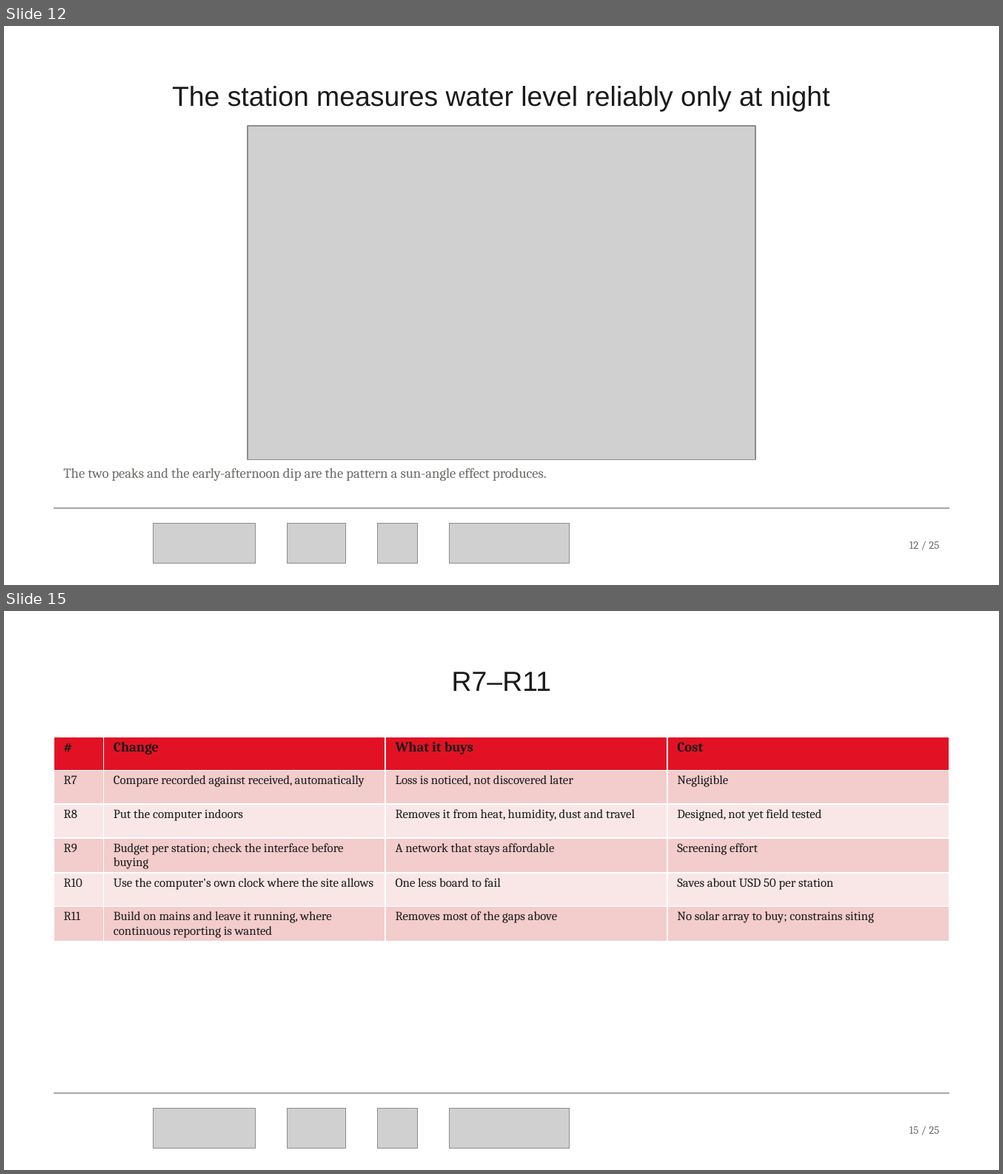
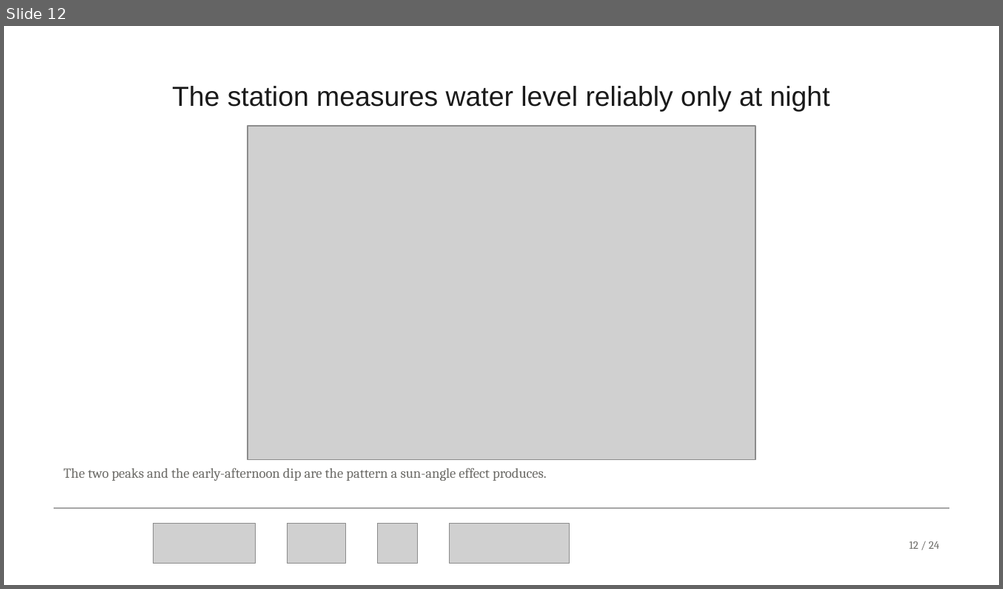
Before and after one commit to tom-jordan23/openrivercam, a slide deck: spring_2026_ID/docs/pdf/REPLICATION_RECOMMENDATIONS_BRIEFING.pptx. Shown one above the other, each under a label of ours: slides 12 and 15 before the commit, slide 12 after it; the slides between them are not shown. The pictures are 1003x1174 and 1003x589 pixels, drawn with LibreOffice and Linux fonts; fonts in the diff are those of the drawing; grey boxes stand for pictures; background and template pictures are left out. Boxes give left, top, right and bottom in pixels: in the first picture for what was removed or moved away, otherwise in the second. Text is boxed around its words. In the diff, an @@ line names an element or a change of style, - is before the commit and + after.

```diff
--- a/spring_2026_ID/docs/pdf/REPLICATION_RECOMMENDATIONS_BRIEFING.pptx
+++ b/spring_2026_ID/docs/pdf/REPLICATION_RECOMMENDATIONS_BRIEFING.pptx
@@ slide 15 removed at (4,611,999,1170), background #FFFFFF; not listed: 1 template element that a slide beside it also shows @@
@@ title removed at (452,672,551,691) @@
-R7–R11
@@ table removed at (54,736,948,941), 6 rows, 4 columns @@
-# | Change | What it buys | Cost
-R7 | Compare recorded against received, automatically | Loss is noticed, not discovered later | Negligible
-R8 | Put the computer indoors | Removes it from heat, humidity, dust and travel | Designed, not yet field tested
-R9 | Budget per station; check the interface before buying | A network that stays affordable | Screening effort
-R10 | Use the computer's own clock where the site allows | One less board to fail | Saves about USD 50 per station
-R11 | Build on mains and leave it running, where continuous reporting is wanted | Removes most of the gaps above | No solar array to buy; constrains siting
@@ picture removed at (153,1108,256,1148) @@
@@ picture removed at (287,1108,346,1148) @@
@@ picture removed at (378,1108,418,1148) @@
@@ picture removed at (449,1108,570,1148) @@
@@ text removed at (909,1127,939,1134) @@
-15 / 25
@@ slide 12 changed as well @@
@@ text at (909,542,939,549): text changed @@
-12 / 25
+12 / 24
```
Also in this commit, not shown: 21 other slides changed, 1 slide added, 1 other slide removed, 3 other files.
